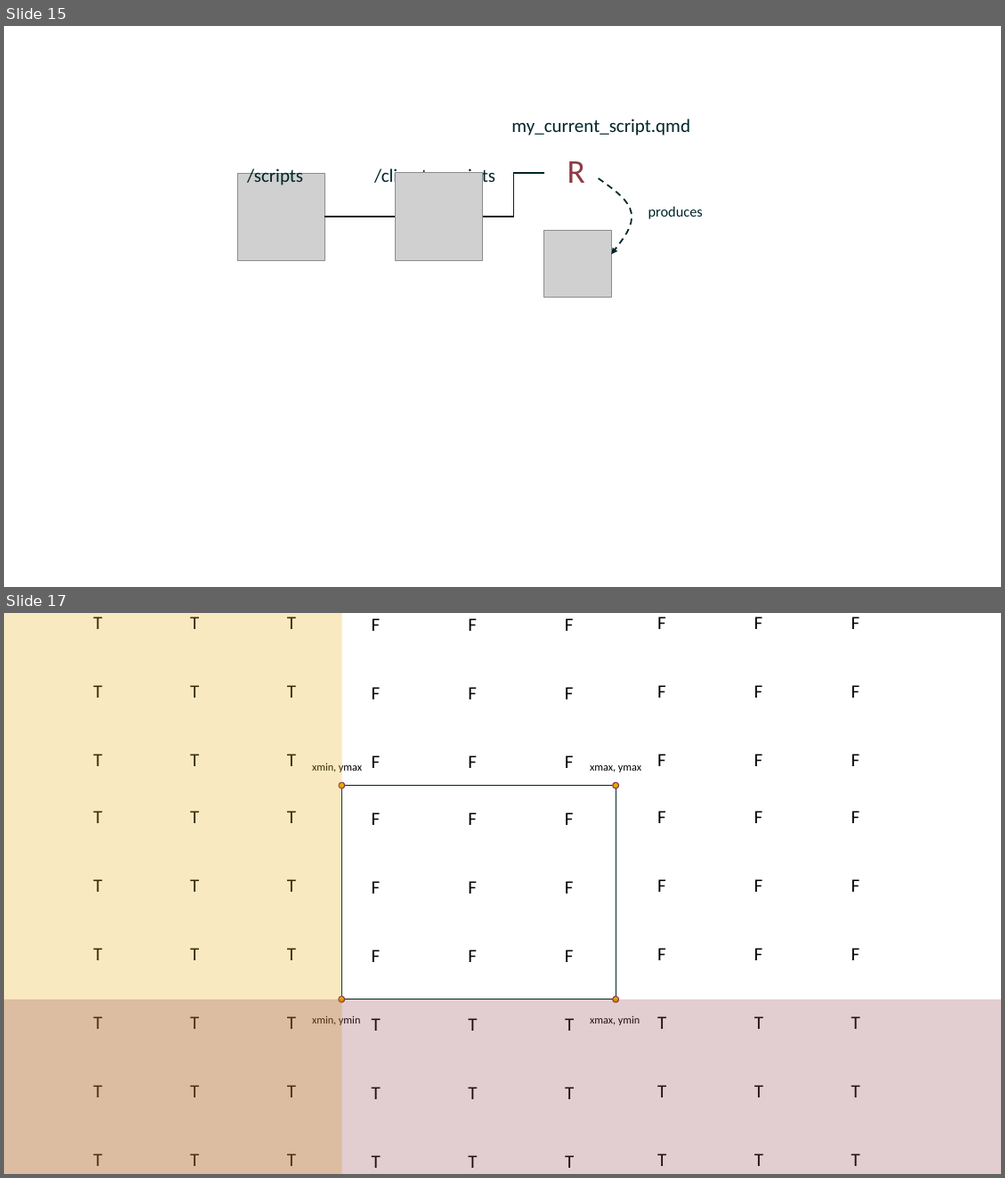
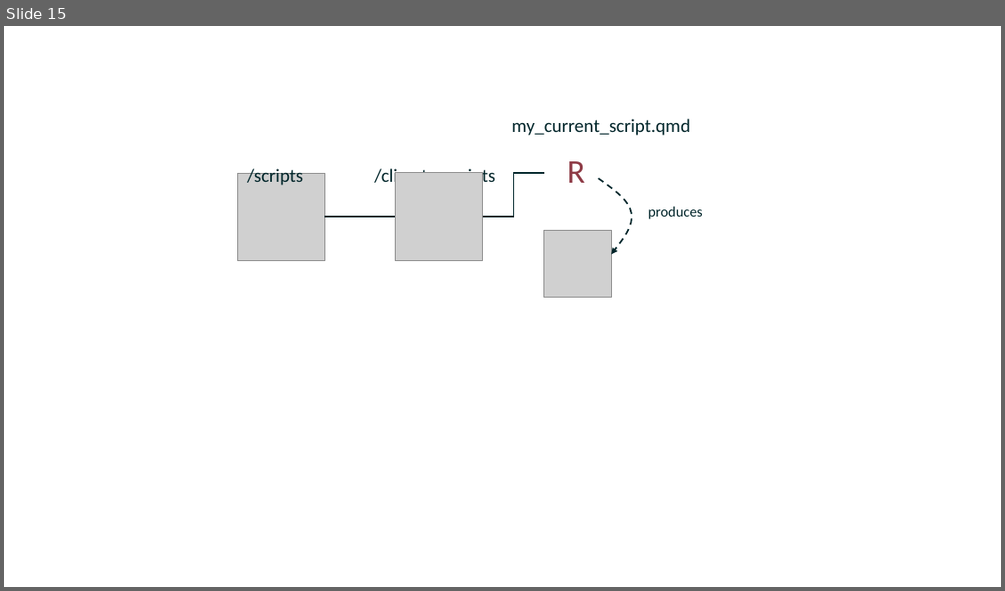
Before and after one commit to add-am/website, a slide deck: images/listing_images.pptx. Shown one above the other, each under a label of ours: slides 15 and 17 before the commit, slide 15 after it; the slides between them are not shown. The pictures are 1005x1178 and 1005x591 pixels, drawn with LibreOffice and Linux fonts; fonts in the diff are those of the drawing; grey boxes stand for pictures. Boxes give left, top, right and bottom in pixels: in the first picture for what was removed or moved away, otherwise in the second. Text is boxed around its words. In the diff, an @@ line names an element or a change of style, - is before the commit and + after.

```diff
--- a/images/listing_images.pptx
+++ b/images/listing_images.pptx
@@ slide 17 removed at [4, 613, 1001, 1174], background #FFFFFF @@
@@ group removed at [4, 613, 1001, 1174]: 85 texts, 4 ellipses, 3 rectangles @@
-xmin, ymax
-xmin, ymin
-xmax, ymin
-xmax, ymax
-F
-F
-F
-F
-F
-F
-F
-F
-F
-F
-F
-F
-F
-F
-F
-F
-F
-F
-T
-T
-T
-T
-T
-T
-T
-T
-T
-F
-F
-F
-F
-F
-F
-F
-F
-F
-F
-F
-F
-F
-F
-F
-F
-F
-F
-T
-T
-T
-T
-T
-T
-T
-T
-T
-T
-T
-T
-T
-T
-T
-T
-T
-T
-T
-T
-T
-T
-T
-T
-T
-T
-T
-T
-T
-T
-T
-T
-T
-T
-T
-T
```
Also in this commit, not shown: 8 slides added, 3 other slides removed, 59 other files.
